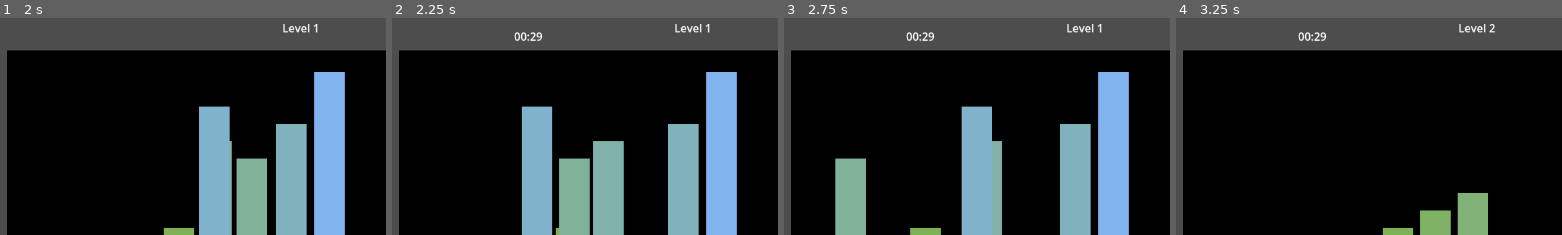
Above: before the commit, frames 1-4 (left to right).
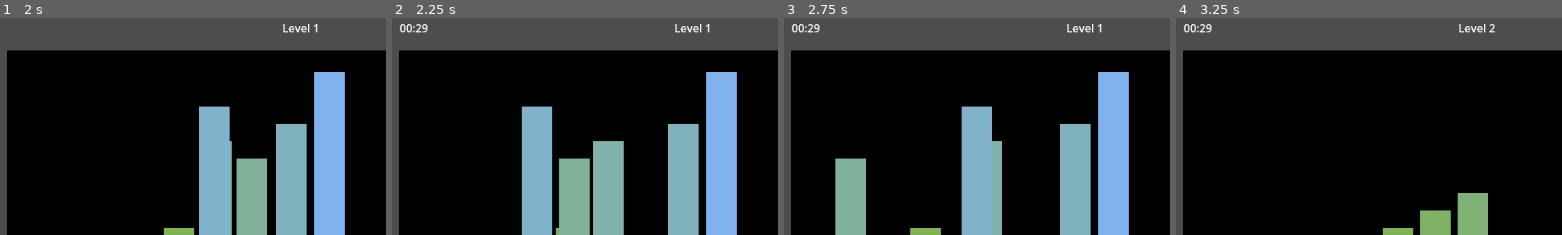
Above: after the commit, the same moments.

Repository: jematson/CS471ChappellChase
Game: Godot game, scene res://scenes/main_menu.tscn
Two runs of this game, one before a commit and one after it. Both use one fixed random seed, a clock stepped at 60 frames per second and the inputs below.
Inputs:
- Up to frame 1 (2 s): click "Game" at 0.5 s; click "Shuffle" at 1.25 s
- Up to frame 2 (2.25 s): click "Bubble Sort" at 2 s
- Up to frame 3 (2.75 s): no input
- Up to frame 4 (3.25 s): click "Quick Sort" at 2.75 s
The pictures show only the part of the screen within x 25-75%, y 0-50%; the shares and areas given below are measured in that part.

Frame 1 is identical in both runs. In frame 2, 0.4% of the frame differs, in the area x 2-39%, y 2-11%; in frame 3, 0.4%; in frame 4, 0.4%.

Commit message:
Fixed bug where timer could go below zero, changed to display message telling player they are out of time, also repositioned timer to better match other UI elements

Diff:
--- a/scenes/level.tscn
+++ b/scenes/level.tscn
@@ -27,10 +27,10 @@
 text = "Level 0"
 
 [node name="TimerLabel" type="Label" parent="."]
-offset_left = 450.0
-offset_top = 35.0
-offset_right = 490.0
-offset_bottom = 58.0
+offset_left = 285.0
+offset_top = 23.0
+offset_right = 325.0
+offset_bottom = 46.0
 script = ExtResource("4_mx8sn")
 
 [connection signal="pressed" from="MenuButton" to="." method="_on_menu_button_pressed"]
--- a/sort_timer.gd
+++ b/sort_timer.gd
@@ -1,12 +1,17 @@
 extends Label
 
 var timer_running = false
-var elapsed_time = 30.0
+var remaining_time = 30.0
+
 
 func _process(delta):
-	if timer_running:
-		elapsed_time -= delta
-		text = format_time(elapsed_time)
+	if timer_running and remaining_time > 0.0:
+		remaining_time -= delta
+		text = format_time(remaining_time)
+	elif timer_running:
+		# Uncomment the below to make the timer reset when out of time
+		# remaining_time = 30.0
+		text = "OUT OF TIME"
 
 
 func format_time(t):
